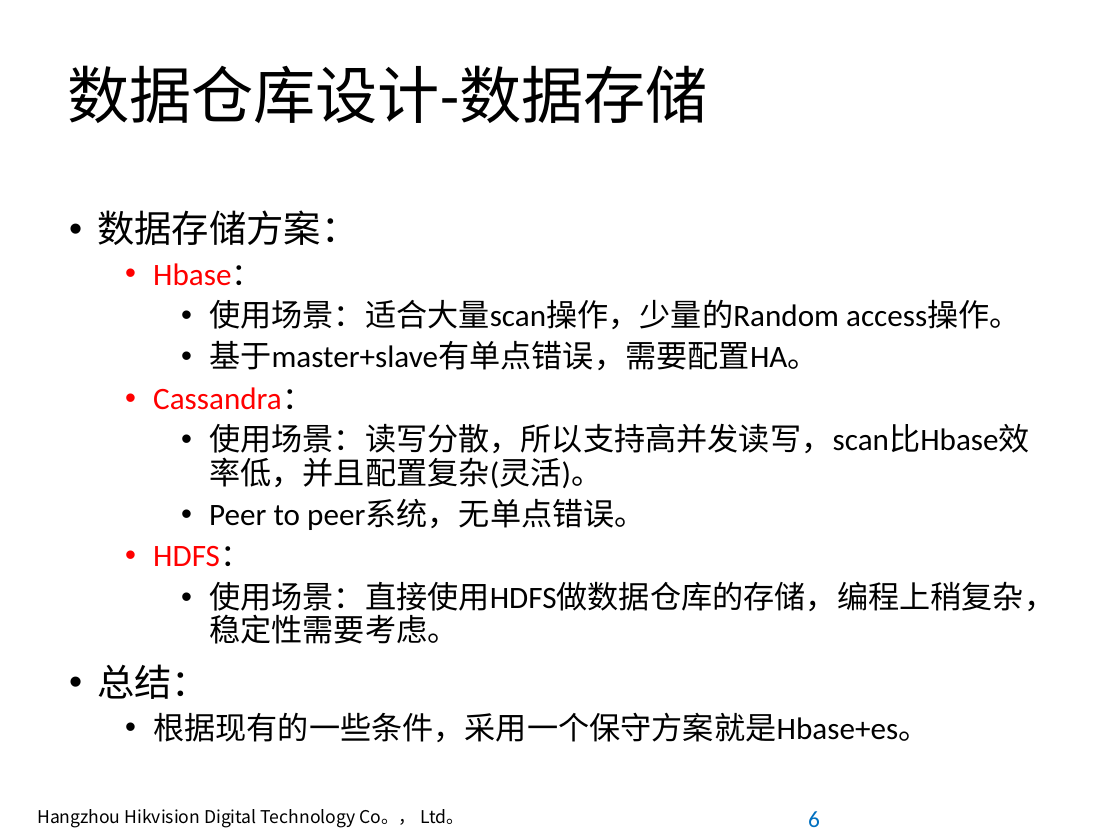
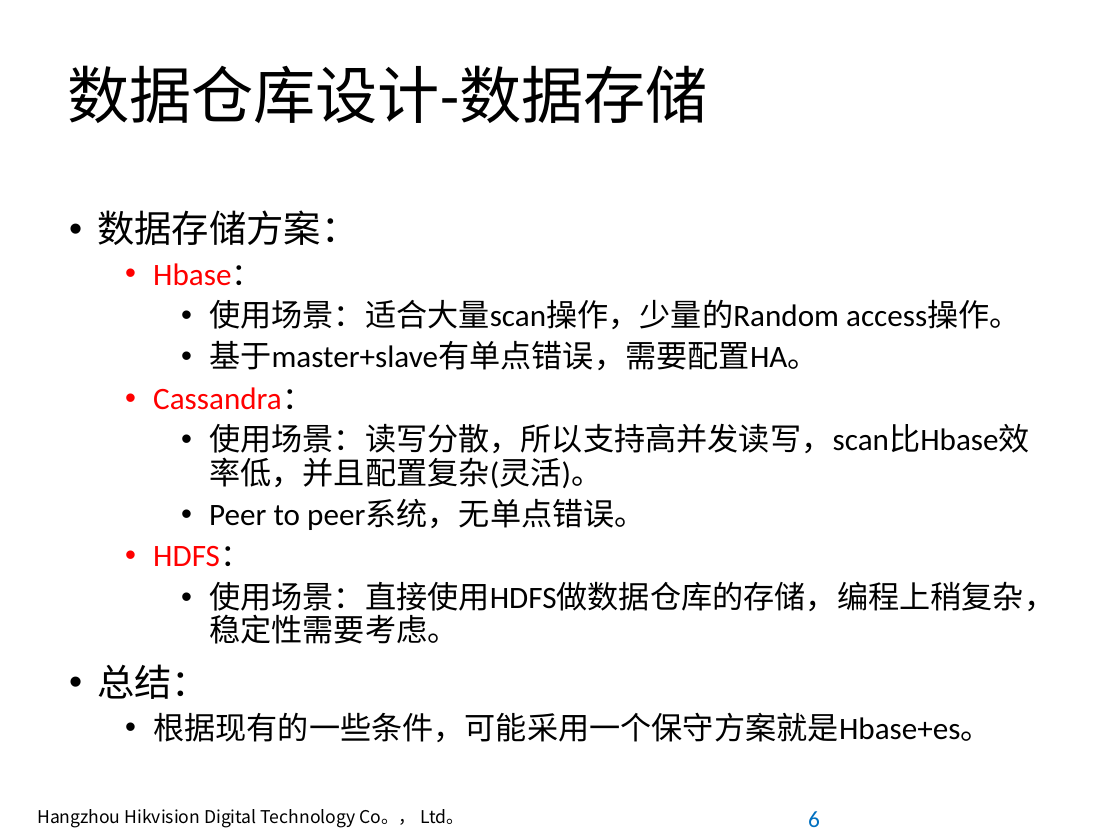
Before and after one commit to anancds/ansible, a slide deck: slide 6 of 数据挖掘平台设计-0.1.pptx. Drawn at 1120x840 pixels with LibreOffice and Linux fonts; fonts in the diff are those of the drawing; background and template pictures are left out. Boxes give left, top, right and bottom in pixels: in the first picture for what was removed or moved away, otherwise in the second. Text is boxed around its words. In the diff, an @@ line names an element or a change of style, - is before the commit and + after.

Commit message:
update

```diff
--- a/数据挖掘平台设计-0.1.pptx
+++ b/数据挖掘平台设计-0.1.pptx
@@ text at (153, 712, 992, 742): text changed @@
-  • 根据现有的一些条件，采用一个保守方案就是Hbase+es。
+  • 根据现有的一些条件，可能采用一个保守方案就是Hbase+es。
```
Also in this commit, not shown: 2 other slides changed, 1 slide added.
